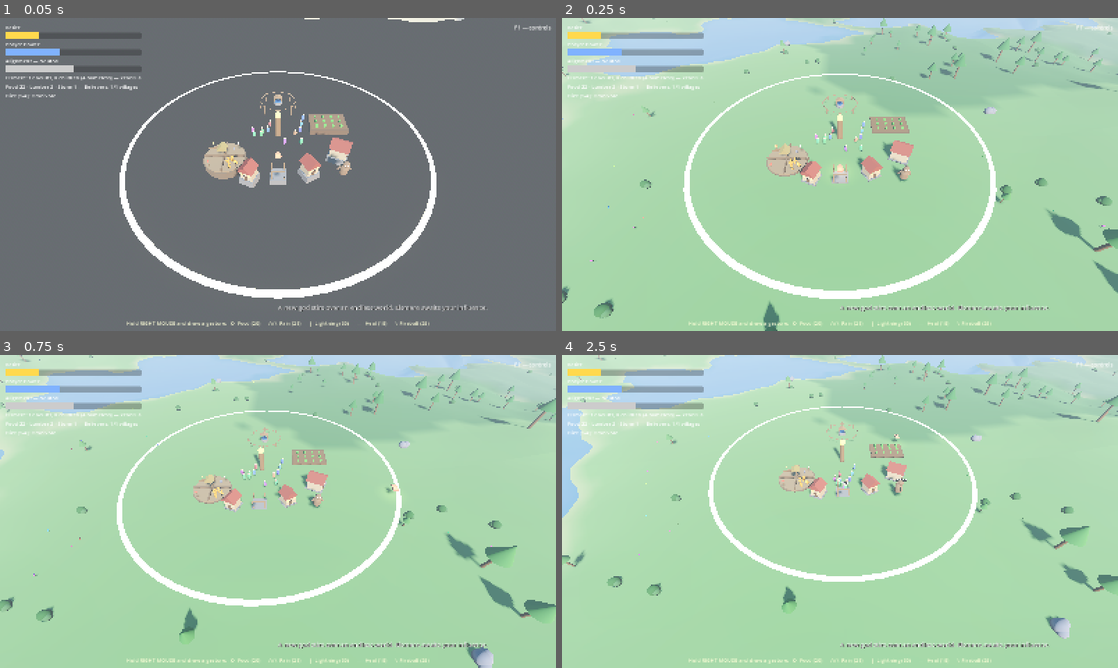
Above: before the commit, frames 1-4 (two rows, left to right).
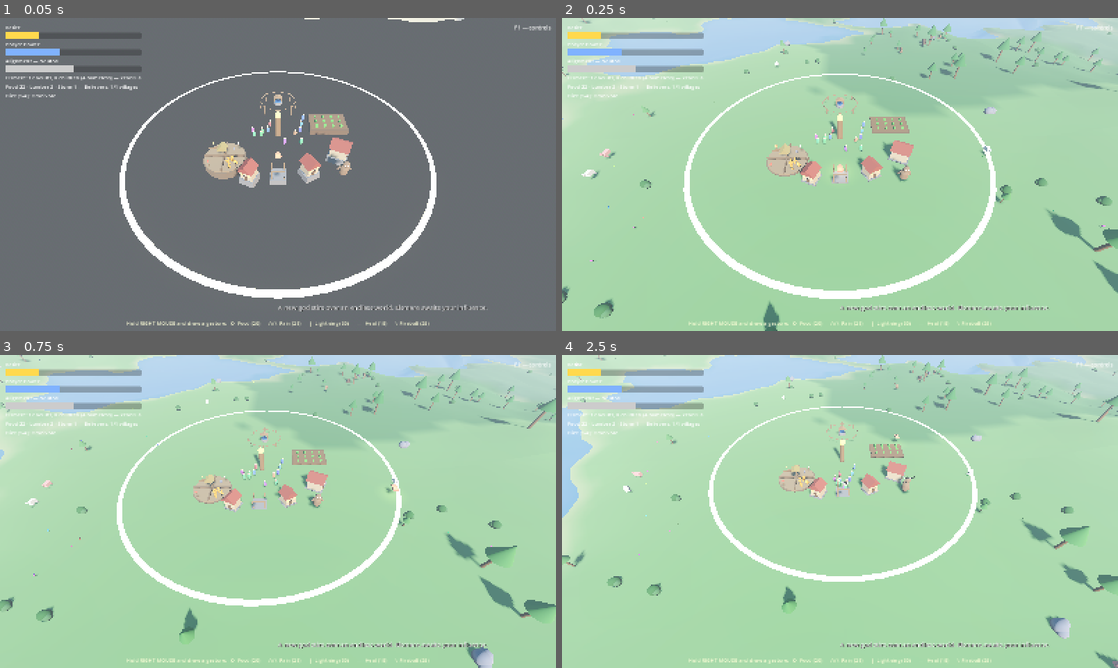
Above: after the commit, the same moments.

Repository: tjloman/tjloman
Game: Godot game, scene res://scenes/main.tscn
Same seed, same stepped clock (60 frames per second), same inputs: the game is played once before the commit and once after it.
Inputs (mouse positions are in pixels of both pictures, inside the frame that each line leads up to):
- Up to frame 1 (0.05 s): no input
- Up to frame 2 (0.25 s): no input
- Up to frame 3 (0.75 s): move the mouse to (400, 495) at 0.52 s; hold Right from 0.53 s (still down); hold S (cam_back) from 0.53 s (still down); click (400, 495) at 0.67 s
- Up to frame 4 (2.5 s): release Right at 1.25 s; release S (cam_back) at 1.25 s; drag from (728, 527) to (812, 574) at 1.27 s; move the mouse to (895, 442) at 2.02 s; hold Right from 2.03 s (still down); hold A (cam_left) from 2.03 s (still down)

Frame 1 is identical in both runs. In frame 2, 0.2% of the frame differs, in the area x 3-78%, y 5-52%; in frame 3, 0.1%; in frame 4, 0.4%, in the area x 3-100%, y 3-100%.
Error before the commit: Parse Error: Cannot infer the type of "probe" variable because the value doesn't have a set type. (res://scripts/animals/animal.gd:367)

Commit message:
Fix type-inference error in animal water search
Vector3 * Variant is Variant: the untyped loop over the probe-ring
distances broke ':=' inference on the probe point. Type the loop
variable (for dist: float) so the expression resolves.

Co-Authored-By: Claude Fable 5 <noreply@anthropic.com>
Claude-Session: https://claude.ai/code/session_01NqBKfyc5c6bViy6kUi2S7P

Diff:
--- a/scripts/animals/animal.gd
+++ b/scripts/animals/animal.gd
@@ -361,7 +361,7 @@
 func _find_water(world: WorldGen) -> Vector3:
 	if world == null:
 		return Vector3.INF
-	for dist in [12.0, 24.0, 40.0, 60.0]:
+	for dist: float in [12.0, 24.0, 40.0, 60.0]:
 		for i in 8:
 			var angle := TAU * i / 8.0 + randf() * 0.3
 			var probe := global_position + Vector3(cos(angle), 0, sin(angle)) * dist
